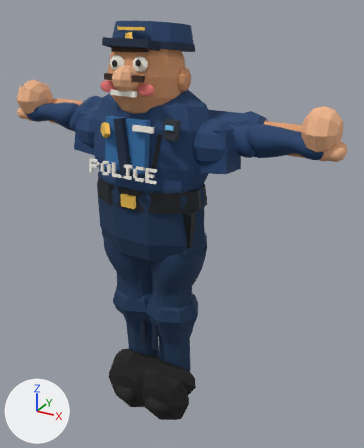
The glTF model assets/runtime/mixamo/characters/policeOfficer.glb, before and after one commit.
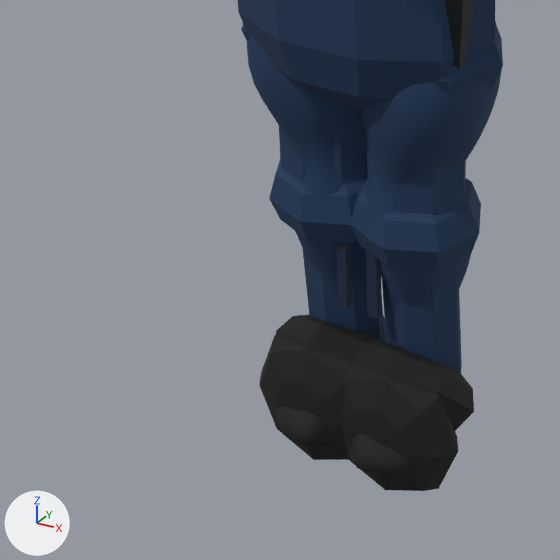
Old and new are each drawn whole from a camera (50 mm lens) standing at (1.209, -1.907, 1.083) and looking at (0.106, 0.1, 0.079) and again close up on the part from 1% to 63% of the width and 49% to 100% of the height. Lighting does not change. The marker at lower left points along +X, +Y and +Z. The older version's two pictures come first. Vertices at exactly the same position are counted once.

Script lines for the objects in view, before the commit:
```python
me_mesh_12 = bpy.data.meshes.new('Mesh_12')
me_mesh_12.from_pydata(...)  # 1573 vertices, 3130 faces; spans x -0.197..0.197, y -0.203..0.123, z -0.914..-0.762
me_mesh_12.materials.append(mat_policeofficergamerigbootunderlay)  # black #151414
me_mesh_14 = bpy.data.meshes.new('Mesh_14')
me_mesh_14.from_pydata(...)  # 168 vertices, 320 faces; spans x -0.257..0.257, y -0.168..0.102, z -1.019..-0.656
me_mesh_14.materials.append(mat_policeofficerchunkyboots)  # black #151414
me_mesh_9 = bpy.data.meshes.new('Mesh_9')
me_mesh_9.from_pydata(...)  # 236 vertices, 448 faces; spans x -0.294..0.294, y -0.15..0.156, z -0.469..0.257
me_mesh_9.materials.append(mat_policeofficergroundedpantstructure)  # dark blue #183658
ob_policeofficer_boot = bpy.data.objects.new('PoliceOfficer_boot', me_mesh_14)
ob_policeofficer_boot.location = (0.0, 0.0, 0.0)
ob_policeofficer_humanboots = bpy.data.objects.new('PoliceOfficer_humanBoots', me_mesh_12)
ob_policeofficer_humanboots.location = (0.0, 0.0, 0.0)
ob_policeofficer_pantsjoint = bpy.data.objects.new('PoliceOfficer_pantsJoint', me_mesh_9)
ob_policeofficer_pantsjoint.location = (0.0, 0.0, 0.0)
# also in view: 'PoliceOfficer_uniformDark' at (0.0, -0.031, 0.183); 'PoliceOfficer_black' at (0.204, -0.142, 0.336); 'PoliceOfficer_pants' at (0.0, -0.014, -0.197); 'PoliceOfficer_humanPants' at (0.0, 0.025, -0.299)
```
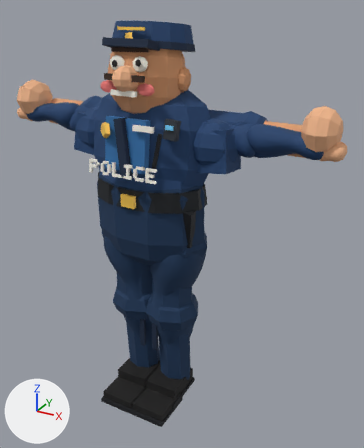
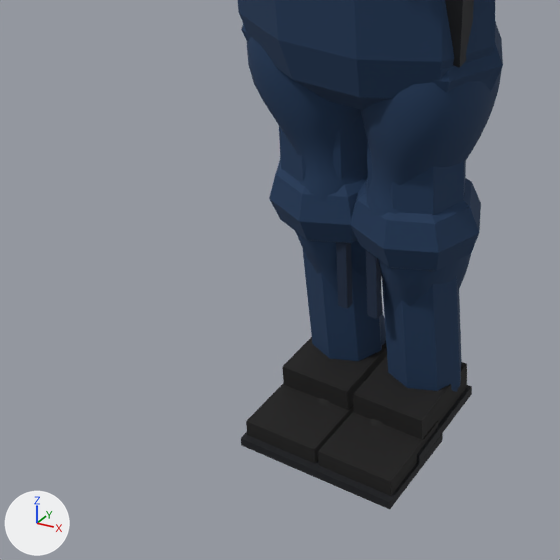
What differs and where, as boxes (x1, y1, x2, y2) in the close-ups (560 x 560 px):
'PoliceOfficer_boot', reshaped
    before: (259, 315, 474, 491)
    after: (246, 337, 467, 496)
'PoliceOfficer_shoeSole', added
    after: (241, 385, 472, 509)
part 1 of me_mesh_14, added (black)
    after: (246, 383, 354, 463)
part 2 of me_mesh_14, added (black)
    after: (318, 411, 438, 496)
part 3 of me_mesh_14, deleted (black)
    before: (276, 315, 381, 364)
part 4 of me_mesh_14, deleted (black)
    before: (259, 331, 352, 460)
part 5 of me_mesh_14, deleted (black)
    before: (353, 340, 474, 431)
part 6 of me_mesh_14, deleted (black)
    before: (342, 359, 458, 491)
part 7 of me_mesh_14, added (black)
    after: (282, 337, 467, 439)
'PoliceOfficer_humanBoots', unchanged, covered by the edit
    before: (276, 407, 412, 474)
    after: (318, 398, 384, 426)

Edits to the bpy script that builds the scene:
```text
Add mat_policeofficerflatshoesoles:
    mat_policeofficerflatshoesoles = principled_material('policeOfficerFlatShoeSoles')
    mat_policeofficerflatshoesoles.base_color = (0.00561, 0.007, 0.0103)  # black #11141a
    mat_policeofficerflatshoesoles.metallic = 0.05
    mat_policeofficerflatshoesoles.roughness = 0.76
Change me_mesh_14:
    used by ob_policeofficer_boot; location = (0.0, 0.0, 0.0)
    remove me_mesh_14.from_pydata(...)  # 168 vertices, 320 faces; spans x -0.257..0.257, y -0.168..0.102, z -1.019..-0.656
    add me_mesh_14.from_pydata(...)  # 32 vertices, 48 faces; spans x -0.183..0.183, y -0.251..0.09, z -0.884..-0.774
    me_mesh_14 part 1: a new loose piece, a box spanning x -0.183..-0.005, y -0.251..-0.051, z -0.884..-0.828, in mat_policeofficerchunkyboots (black #151414)
    me_mesh_14 part 2: a new loose piece, a box spanning x 0.005..0.183, y -0.251..-0.051, z -0.884..-0.828, in mat_policeofficerchunkyboots (black #151414)
    me_mesh_14 part 3: the loose piece of 42 vertices spanning x -0.255..0.065, y -0.144..0.102, z -0.929..-0.656 is deleted
    me_mesh_14 part 4: the loose piece of 42 vertices spanning x -0.257..0.067, y -0.168..-0.025, z -1.019..-0.66 is deleted
    me_mesh_14 part 5: the loose piece of 42 vertices spanning x -0.065..0.255, y -0.144..0.102, z -0.929..-0.656 is deleted
    me_mesh_14 part 6: the loose piece of 42 vertices spanning x -0.067..0.257, y -0.168..-0.025, z -1.019..-0.66 is deleted
    me_mesh_14 part 7
    8 vertices are added at x -0.18..0.008, y -0.116..0.09, z -0.847..-0.774
    8 new vertices lie (0.172, 0.0, 0.0) away from vertices in x -0.18..0.008, y -0.116..0.09, z -0.847..-0.774
    24 new faces join them
Add me_mesh_15_1:
    me_mesh_15_1.from_pydata(...)  # 32 vertices, 48 faces; spans x -0.189..0.189, y -0.266..0.097, z -0.886..-0.84
    me_mesh_15_1.materials.append(mat_policeofficerflatshoesoles)  # black #11141a
Add ob_policeofficer_shoesole:
    ob_policeofficer_shoesole = bpy.data.objects.new('PoliceOfficer_shoeSole', me_mesh_15_1)
    ob_policeofficer_shoesole.location = (0.0, 0.0, 0.0)
```
